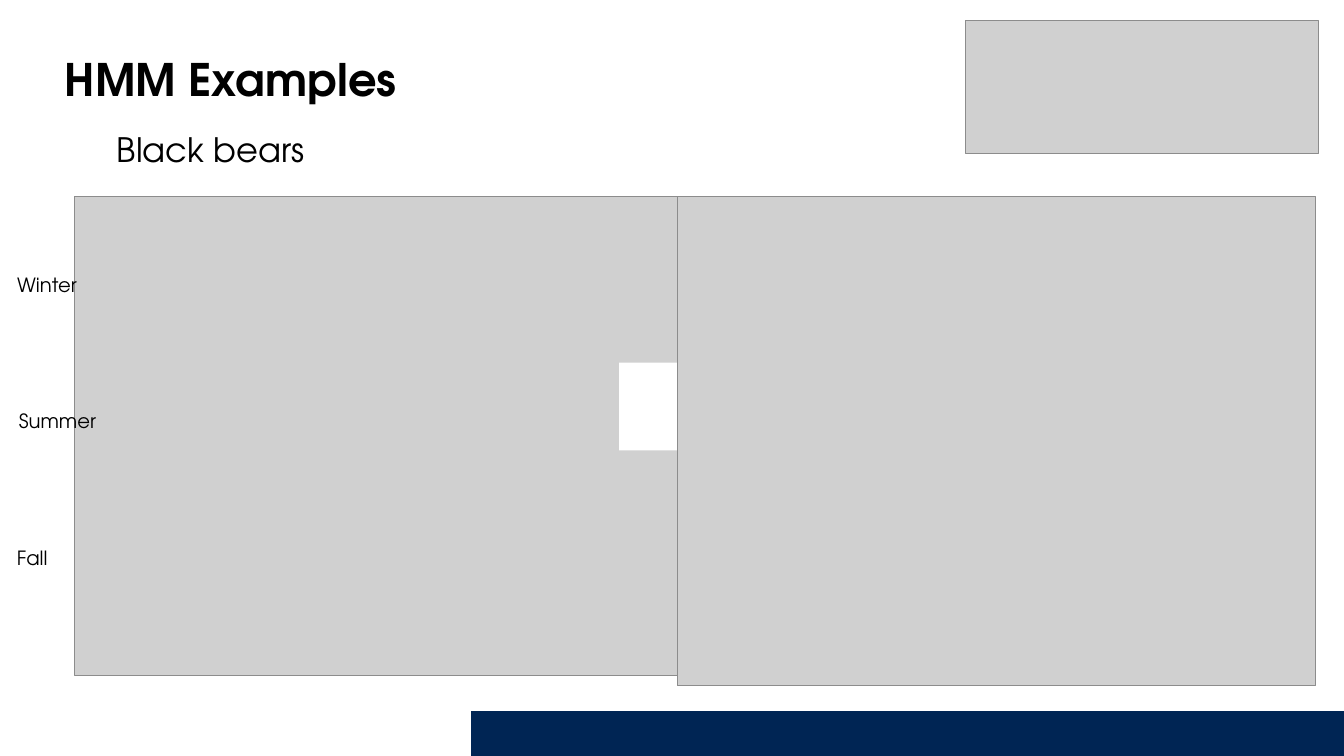
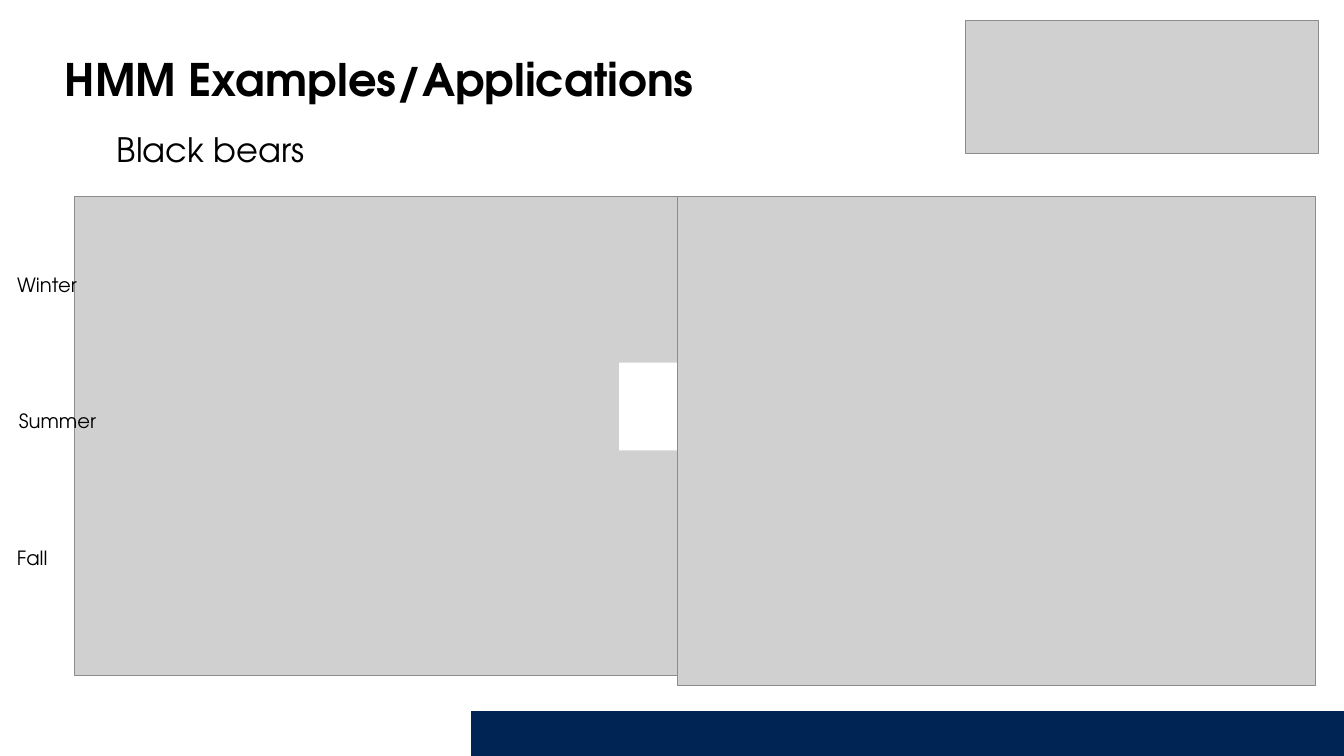
Before and after one commit to Smithsonian/Introduction_HMM, a slide deck: slide 16 of Presentation/IntroAnimalMovements_HMMs.pptx. Drawn at 1344x756 pixels with LibreOffice and Linux fonts; fonts in the diff are those of the drawing; grey boxes stand for pictures; background and template pictures are left out. Boxes give left, top, right and bottom in pixels: in the first picture for what was removed or moved away, otherwise in the second. Text is boxed around its words. In the diff, an @@ line names an element or a change of style, - is before the commit and + after.

```diff
--- a/Presentation/IntroAnimalMovements_HMMs.pptx
+++ b/Presentation/IntroAnimalMovements_HMMs.pptx
@@ text at box(65, 61, 694, 105): text changed @@
-HMM Examples
+HMM Examples/Applications
```
Also in this commit, not shown: 9 other slides changed, 2 slides added, 2 slides removed.
